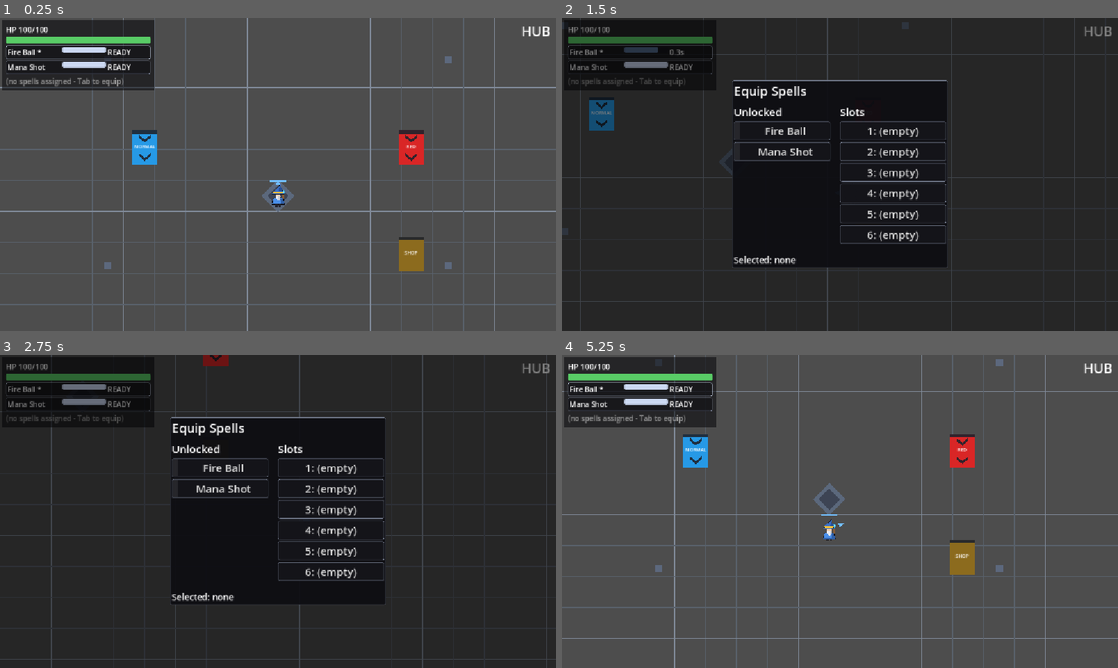
Above: before the commit, frames 1-4 (two rows, left to right).
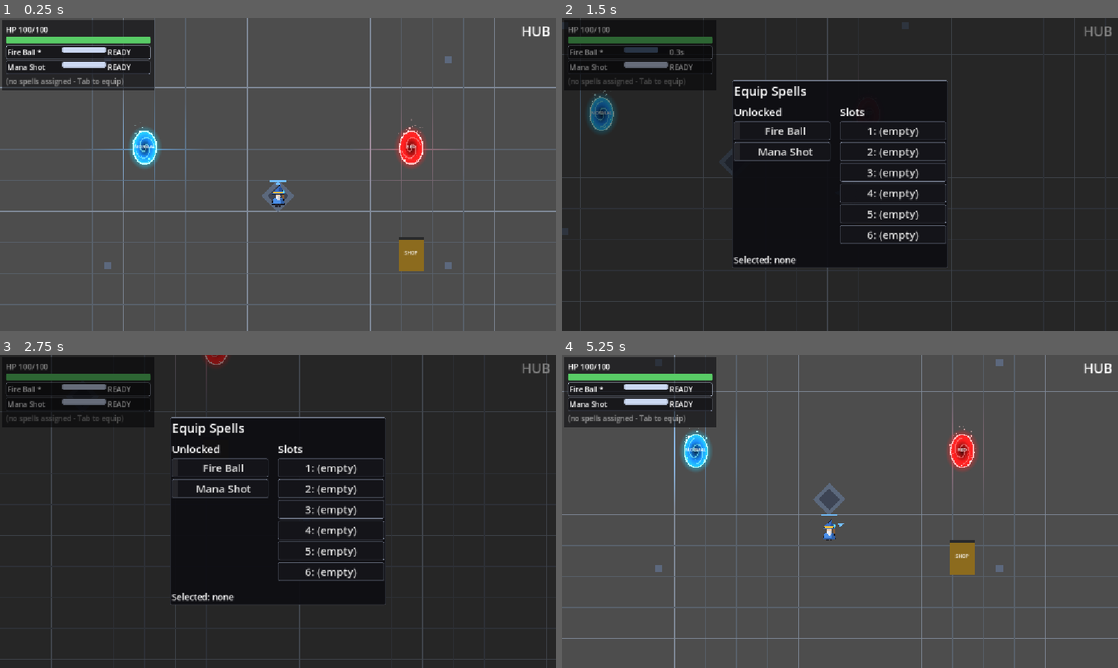
Above: after the commit, the same moments.

Repository: BestestGameStudio/gangU
Game: Godot game, scene res://scenes/main.tscn
Same seed, same stepped clock (60 frames per second), same inputs: the game is played once before the commit and once after it.
Inputs (mouse positions are in pixels of both pictures, inside the frame that each line leads up to):
- Up to frame 1 (0.25 s): no input
- Up to frame 2 (1.5 s): tap Enter at 0.5 s; move the mouse to (962, 158) at 0.52 s; hold D (move_right) 0.53-1.28 s; hold Space (cast) 0.53-1.28 s; move the mouse to (728, 190) at 1.27 s; hold S (move_down) from 1.28 s (still down); tap Tab (equip_panel) at 1.35 s
- Up to frame 3 (2.75 s): move the mouse to (333, 442) at 2.02 s; release S (move_down) at 2.03 s; hold D (move_right) from 2.03 s (still down); tap E (use_consumable) at 2.1 s
- Up to frame 4 (5.25 s): move the mouse to (812, 574) at 2.77 s; release D (move_right) at 2.78 s; hold W (move_up) 2.78-3.53 s; tap 1 at 2.85 s; move the mouse to (1006, 558) at 3.52 s; hold A (move_left) 3.53-5.03 s; tap Enter at 3.6 s; move the mouse to (673, 464) at 4.27 s; tap Space (cast) at 4.35 s; move the mouse to (867, 511) at 5.02 s; hold S (move_down) from 5.03 s (still down); hold Tab (equip_panel) from 5.03 s (still down)

The runs differ from the first frame. In frame 1, 1.4% of the frame differs, in the area x 17-82%, y 27-56%; in frame 2, 0.3%; in frame 3, 0.1%; in frame 4, 1.3%.

Commit message:
feat(gates): glowing oval portal look with light and particles (#189)
Gates now render as an oval portal: a soft tinted halo, a body that fades
from a dark core to the tint, a spinning swirl, and a pulsing bright rim.
A PointLight2D with a radial gradient texture tints nearby canvas items,
and additive CPUParticles2D drift up from the rim. NORMAL stays blue and
RED stays red across body, light, and particles.

The ColorRect stays as a hidden footprint carrying the tint, since label
placement measures neighbor gates by it. Collision is unchanged. The
rectangular header bar and chevrons are gone, so test91's decor legs now
assert the oval decor instead; test189 covers the full look.

Co-Authored-By: Claude Opus 5.5 <noreply@anthropic.com>

Diff:
--- a/scenes/gate.tscn
+++ b/scenes/gate.tscn
@@ -1,30 +1,64 @@
-[gd_scene load_steps=3 format=3 uid="uid://bgangu7gate"]
+[gd_scene load_steps=6 format=3 uid="uid://bgangu7gate"]
 
 [ext_resource type="Script" path="res://scripts/gate.gd" id="1"]
 
 [sub_resource type="RectangleShape2D" id="1"]
 size = Vector2(52, 72)
 
+[sub_resource type="Gradient" id="2"]
+colors = PackedColorArray(1, 1, 1, 1, 1, 1, 1, 0)
+
+[sub_resource type="GradientTexture2D" id="3"]
+gradient = SubResource("2")
+width = 128
+height = 128
+fill = 1
+fill_from = Vector2(0.5, 0.5)
+fill_to = Vector2(1, 0.5)
+
+[sub_resource type="CanvasItemMaterial" id="4"]
+blend_mode = 1
+
 [node name="Gate" type="Area2D" groups=["gates"]]
 script = ExtResource("1")
 
 [node name="ColorRect" type="ColorRect" parent="."]
+visible = false
 offset_left = -26.0
 offset_top = -36.0
 offset_right = 26.0
 offset_bottom = 36.0
 
-[node name="HeaderBar" type="Polygon2D" parent="."]
-color = Color(0.12, 0.14, 0.18, 0.9)
-polygon = PackedVector2Array(-26, -36, 26, -36, 26, -29, -26, -29)
+[node name="Halo" type="Polygon2D" parent="."]
 
-[node name="ChevronTop" type="Polygon2D" parent="."]
-color = Color(0.12, 0.14, 0.18, 0.9)
-polygon = PackedVector2Array(-12, -27, 0, -17, 12, -27, 12, -21, 0, -11, -12, -21)
+[node name="Body" type="Polygon2D" parent="."]
 
-[node name="ChevronBottom" type="Polygon2D" parent="."]
-color = Color(0.12, 0.14, 0.18, 0.9)
-polygon = PackedVector2Array(-12, 11, 0, 21, 12, 11, 12, 17, 0, 27, -12, 17)
+[node name="SwirlPivot" type="Node2D" parent="."]
+
+[node name="Swirl" type="Line2D" parent="SwirlPivot"]
+width = 2.0
+
+[node name="Rim" type="Line2D" parent="."]
+closed = true
+width = 2.5
+
+[node name="Particles" type="CPUParticles2D" parent="."]
+material = SubResource("4")
+amount = 28
+lifetime = 1.4
+preprocess = 1.4
+direction = Vector2(0, -1)
+spread = 30.0
+gravity = Vector2(0, -12)
+initial_velocity_min = 6.0
+initial_velocity_max = 14.0
+scale_amount_min = 1.5
+scale_amount_max = 3.0
+
+[node name="Light" type="PointLight2D" parent="."]
+energy = 0.9
+texture = SubResource("3")
+texture_scale = 2.0
 
 [node name="TypeLabel" type="Label" parent="."]
 offset_left = -26.0
--- a/scripts/gate.gd
+++ b/scripts/gate.gd
@@ -11,17 +11,99 @@
 
 signal entered(gate: Gate)
 
+const NORMAL_TINT := Color(0.15, 0.6, 0.9)
+const RED_TINT := Color(0.85, 0.15, 0.15)
+const PORTAL_RX := 24.0
+const PORTAL_RY := 34.0
+const PORTAL_POINTS := 48
+const HALO_SPREAD := 12.0
+const SWIRL_STEPS := 24
+
+var _anim_t := 0.0
+
 func _ready() -> void:
 	add_to_group("gates")
 	body_entered.connect(_on_body_entered)
-	var tint: ColorRect = $ColorRect
 	var label: Label = $TypeLabel
-	if gate_type == GateType.RED:
-		tint.color = Color(0.85, 0.15, 0.15)
-		label.text = "RED"
-	else:
-		tint.color = Color(0.15, 0.6, 0.9)
-		label.text = "NORMAL"
+	var tint := RED_TINT if gate_type == GateType.RED else NORMAL_TINT
+	label.text = "RED" if gate_type == GateType.RED else "NORMAL"
+	# The hidden ColorRect is the gate's footprint and tint record: label
+	# placement measures neighbor gates by it.
+	($ColorRect as ColorRect).color = tint
+	_build_portal(tint)
+
+static func ellipse_points(rx: float, ry: float, count: int) -> PackedVector2Array:
+	var pts := PackedVector2Array()
+	for i in count:
+		var a := TAU * i / count
+		pts.append(Vector2(cos(a) * rx, sin(a) * ry))
+	return pts
+
+## Fills a Polygon2D with the band between two concentric ellipses, colored
+## per ring so the GPU blends inner_color to outer_color across it. An inner
+## radius of zero makes a radial-gradient disc.
+static func _fill_band(poly: Polygon2D, inner: Vector2, inner_color: Color, outer: Vector2, outer_color: Color) -> void:
+	var pts := ellipse_points(inner.x, inner.y, PORTAL_POINTS)
+	pts.append_array(ellipse_points(outer.x, outer.y, PORTAL_POINTS))
+	var colors := PackedColorArray()
+	for i in PORTAL_POINTS:
+		colors.append(inner_color)
+	for i in PORTAL_POINTS:
+		colors.append(outer_color)
+	var quads: Array = []
+	for i in PORTAL_POINTS:
+		var j := (i + 1) % PORTAL_POINTS
+		quads.append(PackedInt32Array([i, j, PORTAL_POINTS + j, PORTAL_POINTS + i]))
+	poly.polygon = pts
+	poly.vertex_colors = colors
+	poly.polygons = quads
+
+func _build_portal(tint: Color) -> void:
+	var rim_color := tint.lightened(0.6)
+	_fill_band($Halo, Vector2(PORTAL_RX, PORTAL_RY), Color(tint, 0.45),
+		Vector2(PORTAL_RX + HALO_SPREAD, PORTAL_RY + HALO_SPREAD), Color(tint, 0.0))
+	_fill_band($Body, Vector2.ZERO, tint.darkened(0.85), Vector2(PORTAL_RX, PORTAL_RY), tint)
+
+	# The swirl is drawn as a circle and squashed by its pivot, so spinning
+	# it keeps it inside the ellipse.
+	var pivot: Node2D = $SwirlPivot
+	pivot.scale = Vector2(1.0, PORTAL_RY / PORTAL_RX)
+	var swirl: Line2D = $SwirlPivot/Swirl
+	var r := PORTAL_RX * 0.8
+	var arm := PackedVector2Array()
+	for i in range(SWIRL_STEPS, -1, -1):
+		var t := float(i) / SWIRL_STEPS
+		arm.append(Vector2.from_angle(t * TAU * 0.9) * r * t)
+	for i in range(1, SWIRL_STEPS + 1):
+		var t := float(i) / SWIRL_STEPS
+		arm.append(Vector2.from_angle(PI + t * TAU * 0.9) * r * t)
+	swirl.points = arm
+	swirl.default_color = Color(tint.lightened(0.4), 0.55)
+
+	var rim: Line2D = $Rim
+	rim.points = ellipse_points(PORTAL_RX, PORTAL_RY, PORTAL_POINTS)
+	rim.default_color = rim_color
+
+	var light: PointLight2D = $Light
+	light.color = tint
+
+	var particles: CPUParticles2D = $Particles
+	particles.emission_shape = CPUParticles2D.EMISSION_SHAPE_POINTS
+	particles.emission_points = ellipse_points(PORTAL_RX, PORTAL_RY, PORTAL_POINTS)
+	particles.color = rim_color
+	var fade := Gradient.new()
+	fade.set_color(0, Color.WHITE)
+	fade.set_color(1, Color(1, 1, 1, 0))
+	particles.color_ramp = fade
+	particles.emitting = true
+
+func _process(delta: float) -> void:
+	_anim_t += delta
+	var pulse := sin(_anim_t * 2.4)
+	($SwirlPivot/Swirl as Line2D).rotation = _anim_t * 1.6
+	($Rim as Line2D).width = 2.5 + 0.8 * pulse
+	($Light as PointLight2D).energy = 0.9 + 0.15 * pulse
+	_update_label_placement()
 
 func _on_body_entered(body: Node2D) -> void:
 	if body is Player:
@@ -46,9 +128,6 @@
 var _label_screen_rect_valid := false
 
 const LABEL_GAP := 6.0
-
-func _process(_delta: float) -> void:
-	_update_label_placement()
 
 func _update_label_placement() -> void:
 	if _type_label == null:
--- /dev/null
+++ b/scripts/test189_gate_visuals.gd
@@ -0,0 +1,83 @@
+extends SceneTree
+## Gate portal look: oval body and rim, tinted light, tinted additive
+## particles, unchanged 52x72 collision, distinct NORMAL vs RED palettes.
+
+var fails := 0
+var frames := 0
+var normal: Gate
+var red: Gate
+
+func _initialize() -> void:
+	var packed: PackedScene = load("res://scenes/gate.tscn")
+	normal = packed.instantiate()
+	red = packed.instantiate()
+	red.gate_type = Gate.GateType.RED
+	root.add_child(normal)
+	root.add_child(red)
+
+func _check(label: String, ok: bool) -> void:
+	if not ok:
+		fails += 1
+	print("[189] ", label, " -> ", "PASS" if ok else "FAIL")
+
+func _near(a: Vector2, b: Vector2) -> bool:
+	return a.distance_to(b) < 0.01
+
+func _color_eq(a: Color, b: Color) -> bool:
+	return absf(a.r - b.r) < 0.001 and absf(a.g - b.g) < 0.001 and absf(a.b - b.b) < 0.001 and absf(a.a - b.a) < 0.001
+
+func _check_gate(g: Gate, where: String, tint: Color, glow: Color) -> void:
+	var rim: Line2D = g.get_node_or_null("Rim")
+	_check(where + ": rim is a closed 48-point ellipse 24 wide-radius x 34 tall-radius",
+		rim != null and rim.closed and rim.points.size() == 48
+		and _near(rim.points[0], Vector2(24, 0)) and _near(rim.points[12], Vector2(0, 34))
+		and _near(rim.points[24], Vector2(-24, 0)) and _near(rim.points[36], Vector2(0, -34)))
+	_check(where + ": rim glows in the light tint", rim != null and _color_eq(rim.default_color, glow))
+	var body: Polygon2D = g.get_node_or_null("Body")
+	_check(where + ": body is an oval disc, dark core fading to the tint at the 24x34 edge",
+		body != null and body.polygon.size() == 96 and body.polygons.size() == 48
+		and _near(body.polygon[0], Vector2.ZERO) and _near(body.polygon[48], Vector2(24, 0))
+		and _near(body.polygon[60], Vector2(0, 34))
+		and _color_eq(body.vertex_colors[48], tint) and _color_eq(body.vertex_colors[0], tint.darkened(0.85)))
+	var light: PointLight2D = g.get_node_or_null("Light")
+	_check(where + ": light at gate center in the tint with a radial texture",
+		light != null and light.enabled and light.position == Vector2.ZERO
+		and _color_eq(light.color, tint) and light.energy > 0.5 and light.energy < 1.2
+		and light.texture is GradientTexture2D
+		and (light.texture as GradientTexture2D).fill == GradientTexture2D.FILL_RADIAL)
+	var particles: CPUParticles2D = g.get_node_or_null("Particles")
+	_check(where + ": particles emit from the 48 rim points in the light tint, additive",
+		particles != null and particles.emitting and particles.amount == 28
+		and particles.emission_shape == CPUParticles2D.EMISSION_SHAPE_POINTS
+		and particles.emission_points.size() == 48 and _near(particles.emission_points[12], Vector2(0, 34))
+		and _color_eq(particles.color, glow)
+		and particles.material is CanvasItemMaterial
+		and (particles.material as CanvasItemMaterial).blend_mode == CanvasItemMaterial.BLEND_MODE_ADD)
+	var cs: CollisionShape2D = g.get_node_or_null("CollisionShape2D")
+	_check(where + ": collision still a 52x72 rectangle at the gate origin",
+		cs != null and cs.position == Vector2.ZERO and cs.shape is RectangleShape2D
+		and (cs.shape as RectangleShape2D).size == Vector2(52, 72))
+	_check(where + ": old rectangular decor is gone",
+		g.get_node_or_null("HeaderBar") == null and g.get_node_or_null("ChevronTop") == null
+		and g.get_node_or_null("ChevronBottom") == null)
+	var rect: ColorRect = g.get_node_or_null("ColorRect")
+	_check(where + ": footprint ColorRect hidden and carries the tint",
+		rect != null and not rect.visible and _color_eq(rect.color, tint))
+
+func _process(_delta: float) -> bool:
+	frames += 1
+	if frames < 3:
+		return false
+	_check_gate(normal, "NORMAL", Color(0.15, 0.6, 0.9), Color(0.66, 0.84, 0.96))
+	_check_gate(red, "RED", Color(0.85, 0.15, 0.15), Color(0.94, 0.66, 0.66))
+	var nl: PointLight2D = normal.get_node("Light")
+	var rl: PointLight2D = red.get_node("Light")
+	_check("NORMAL and RED light colors differ", not _color_eq(nl.color, rl.color))
+	var np: CPUParticles2D = normal.get_node("Particles")
+	var rp: CPUParticles2D = red.get_node("Particles")
+	_check("NORMAL and RED particle colors differ", not _color_eq(np.color, rp.color))
+	if fails == 0:
+		print("[189] ALL PASS")
+	print("[189] DONE fails=", fails)
+	quit(1 if fails > 0 else 0)
+	return true
--- a/scripts/test91_gate_visual.gd
+++ b/scripts/test91_gate_visual.gd
@@ -6,9 +6,9 @@
 ##   structure  - gate.tscn and exit_portal.tscn keep every script-coupled
 ##                node exactly (scripts drive $ColorRect/$TypeLabel/
 ##                $StateLabel by name; test50b measures label geometry)
-##   decor      - gate: HeaderBar + ChevronTop + ChevronBottom flat
-##                Polygon2D (dark slate, DOWN = entry); portal: ExitArrow
-##                flat Polygon2D (light lavender, UP = exit) - exact points
+##   decor      - gate: oval portal (Rim Line2D + Body Polygon2D, full
+##                look proven by test189); portal: ExitArrow flat Polygon2D
+##                (light lavender, UP = exit) - exact points
 ##   families   - hub boot: NORMAL gate tint blue, RED gate tint red
 ##                (script-driven, intact over the neutral decor)
 ##   portal     - real normal-gate entry into DungeonA: ExitPortal decor
@@ -17,11 +17,7 @@
 ## negative. Gate use follows the test9 direct _on_body_entered idiom -
 ## NOT real-input movement proof.
 
-const SLATE := Color(0.12, 0.14, 0.18, 0.9)
 const LAVENDER := Color(0.85, 0.8, 0.95, 0.9)
-const HEADER_BAR: Array[Vector2] = [Vector2(-26, -36), Vector2(26, -36), Vector2(26, -29), Vector2(-26, -29)]
-const CHEVRON_TOP: Array[Vector2] = [Vector2(-12, -27), Vector2(0, -17), Vector2(12, -27), Vector2(12, -21), Vector2(0, -11), Vector2(-12, -21)]
-const CHEVRON_BOTTOM: Array[Vector2] = [Vector2(-12, 11), Vector2(0, 21), Vector2(12, 11), Vector2(12, 17), Vector2(0, 27), Vector2(-12, 17)]
 const EXIT_ARROW: Array[Vector2] = [Vector2(0, -26), Vector2(14, -6), Vector2(6, -6), Vector2(6, 18), Vector2(-6, 18), Vector2(-6, -6), Vector2(-14, -6)]
 
 var scene: Node
@@ -64,15 +60,10 @@
 	var cs: CollisionShape2D = gate.get_node_or_null("CollisionShape2D")
 	_check(where + ": collision RectangleShape2D (52,72) untouched",
 		cs != null and cs.shape is RectangleShape2D and cs.shape.size == Vector2(52, 72))
-	var hb: Node = gate.get_node_or_null("HeaderBar")
-	var ct: Node = gate.get_node_or_null("ChevronTop")
-	var cb: Node = gate.get_node_or_null("ChevronBottom")
-	_check(where + ": HeaderBar flat slate lintel",
-		hb is Polygon2D and _poly_eq(hb.polygon, HEADER_BAR) and _color_eq(hb.color, SLATE))
-	_check(where + ": ChevronTop DOWN chevron slate",
-		ct is Polygon2D and _poly_eq(ct.polygon, CHEVRON_TOP) and _color_eq(ct.color, SLATE))
-	_check(where + ": ChevronBottom DOWN chevron slate",
-		cb is Polygon2D and _poly_eq(cb.polygon, CHEVRON_BOTTOM) and _color_eq(cb.color, SLATE))
+	var rim: Node = gate.get_node_or_null("Rim")
+	var body: Node = gate.get_node_or_null("Body")
+	_check(where + ": oval portal decor (48-point rim, filled body)",
+		rim is Line2D and rim.points.size() == 48 and body is Polygon2D and body.polygon.size() == 96)
 
 func _process(delta: float) -> bool:
 	t += delta
